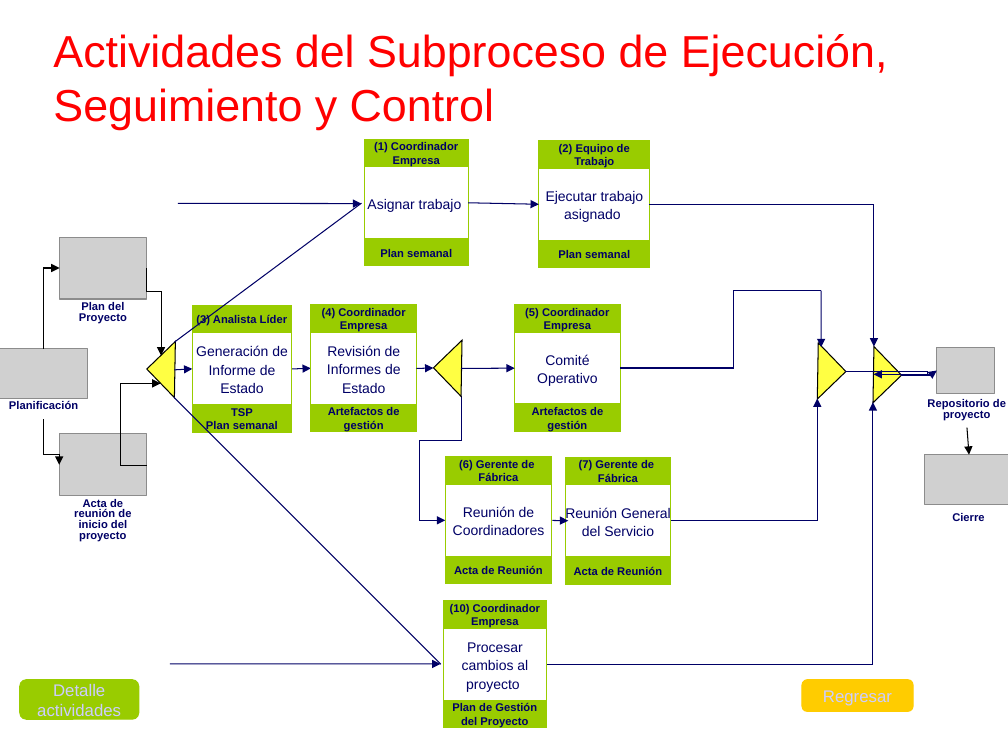
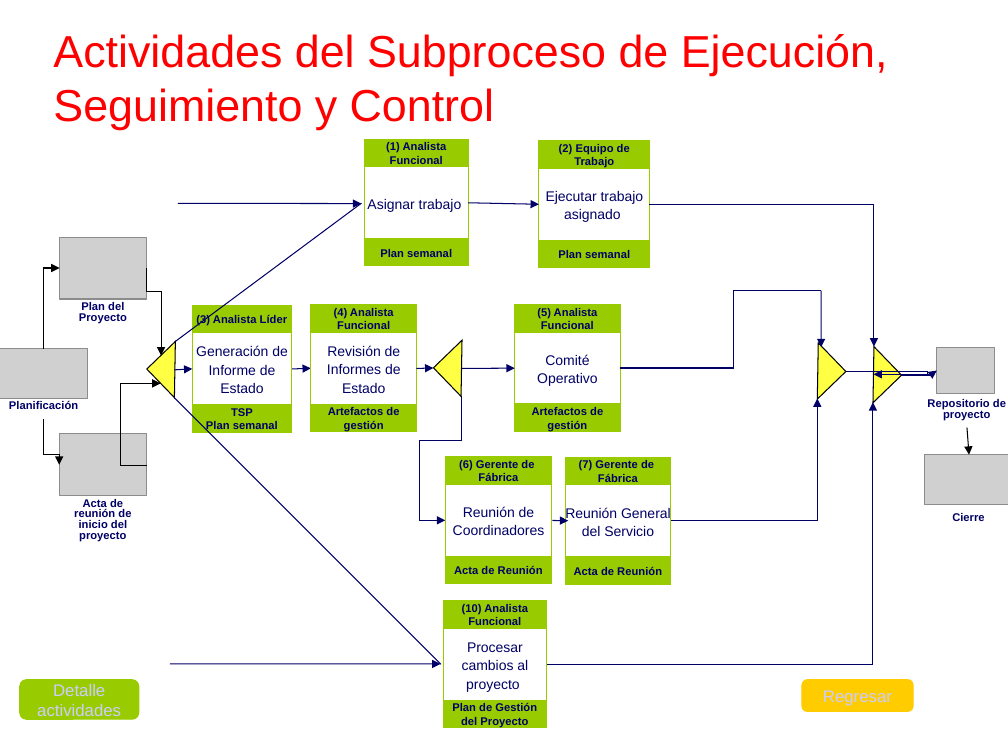
Before and after one commit to cjbensan/sistema-facturacion-inventario, a slide deck: slide 22 of CMMI-Nivel-2/PP-PMC/PGPRO_0.1_2015.ppt. Drawn at 1008x756 pixels with LibreOffice and Linux fonts; fonts in the diff are those of the drawing; grey boxes stand for pictures; background and template pictures are left out. Boxes give left, top, right and bottom in pixels: in the first picture for what was removed or moved away, otherwise in the second. Text is boxed around its words. In the diff, an @@ line names an element or a change of style, - is before the commit and + after.

```diff
--- a/CMMI-Nivel-2/PP-PMC/PGPRO_0.1_2015.ppt
+++ b/CMMI-Nivel-2/PP-PMC/PGPRO_0.1_2015.ppt
@@ text in rectangle at (386,142,447,164): text changed @@
-(1) Coordinador Empresa
+(1) Analista Funcional
@@ text in rectangle at (334,308,394,329): text changed @@
-(4) Coordinador Empresa
+(4) Analista Funcional
@@ text in rectangle at (537,307,598,329): text changed @@
-(5) Coordinador Empresa
+(5) Analista Funcional
@@ text in rectangle at (462,604,528,625): text changed @@
-(10) Coordinador Empresa
+(10) Analista Funcional
```
Also in this commit, not shown: 15 other slides changed.
